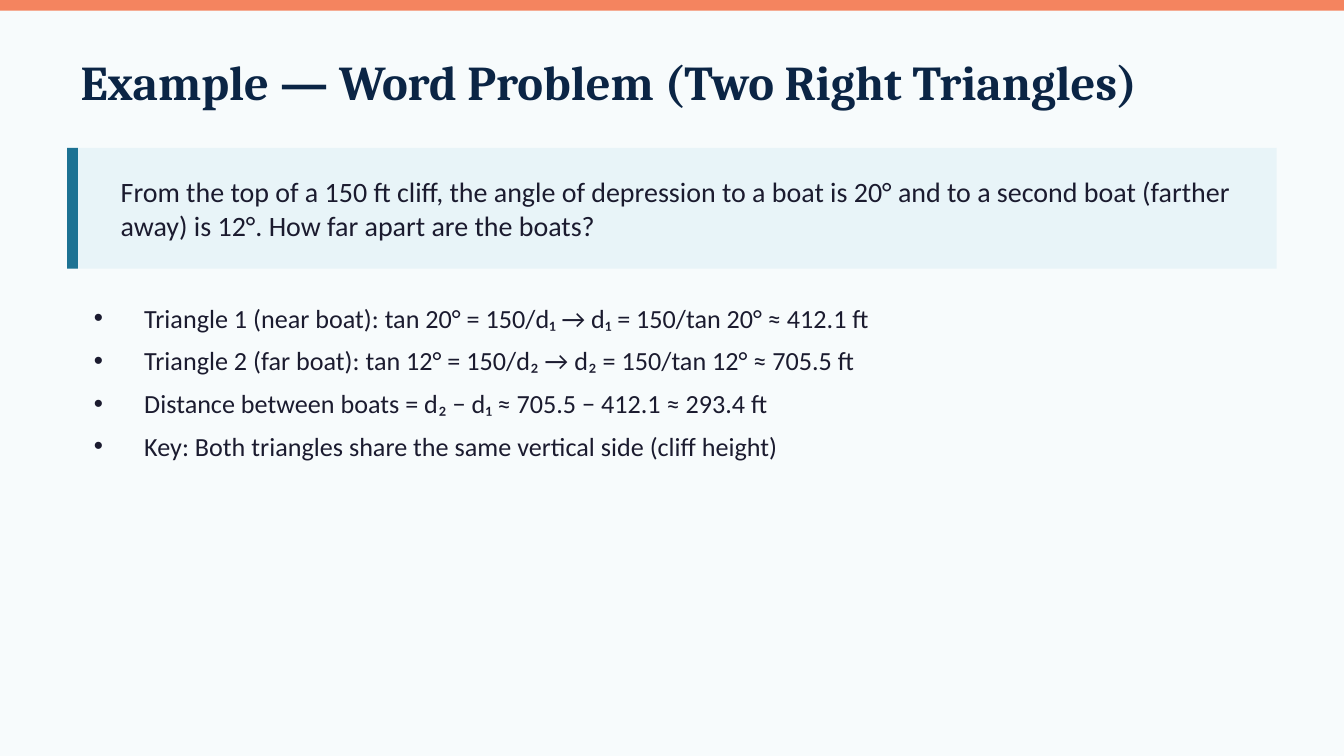
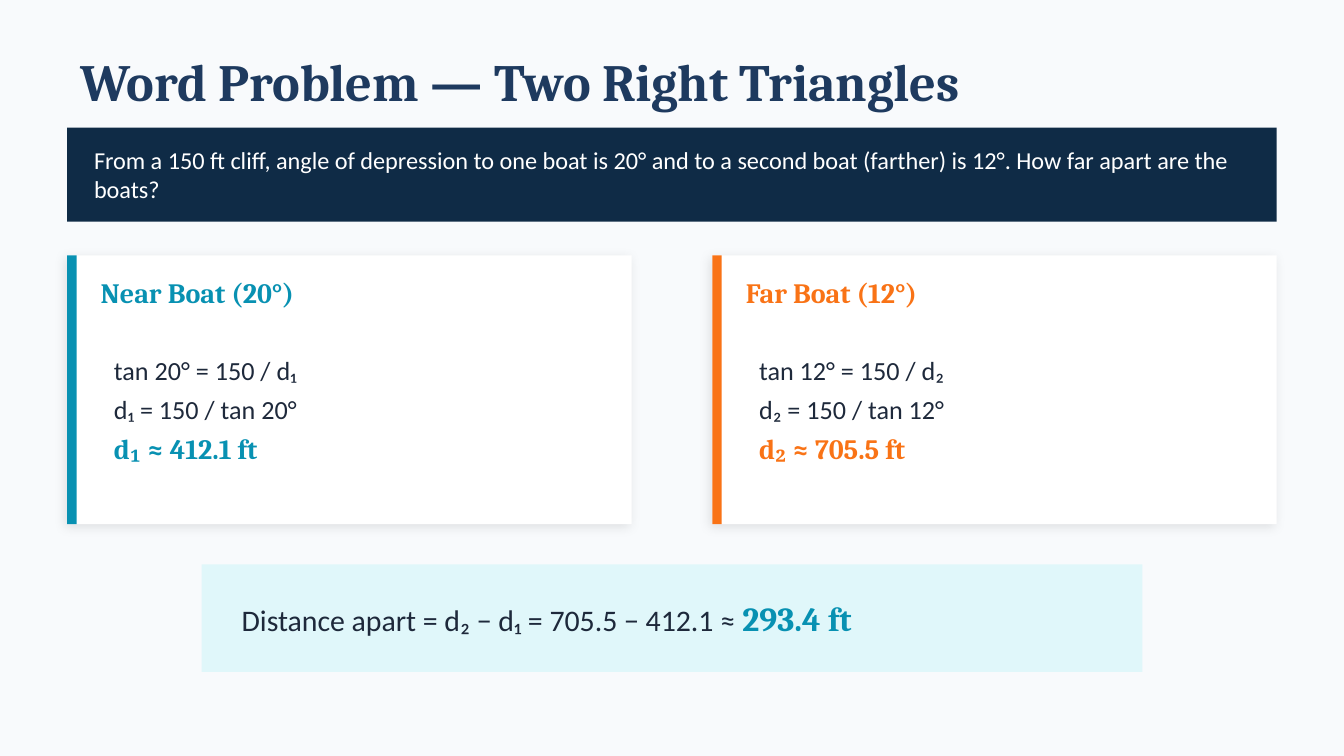
Before and after one commit to andrewhvolk/andrewhvolk.github.io, a slide deck: slide 22 of slides/Math130Unit3A.pptx (slide 23 before the commit). Drawn at 1344x756 pixels with LibreOffice and Linux fonts; fonts in the diff are those of the drawing. Boxes give left, top, right and bottom in pixels: in the first picture for what was removed or moved away, otherwise in the second. Text is boxed around its words. In the diff, an @@ line names an element or a change of style, - is before the commit and + after.

```diff
--- a/slides/Math130Unit3A.pptx
+++ b/slides/Math130Unit3A.pptx
@@ background #F7FBFC to #F8FAFC @@
@@ rectangle removed at [0, 0, 1344, 11] @@
@@ text at [81, 64, 960, 113]: text changed; size 26 to 28 pt; text colour #0B2545 to #1E3A5F @@
-Example — Word Problem (Two Right Triangles)
+Word Problem — Two Right Triangles
@@ rectangle: place and size @@
-rectangle at [67, 148, 1277, 269]
+rectangle at [67, 128, 1277, 222]
@@ rectangle at [67, 128, 1277, 222]: fill #E8F4F8 to #0F2B46 @@
@@ rectangle removed at [67, 148, 78, 269] @@
@@ text at [94, 151, 1228, 198]: text changed; size 15 to 13 pt; text colour #1B1B2F to #FFFFFF @@
-From the top of a 150 ft cliff, the angle of depression to a boat is 20° and to a second boat (farther away) is 12°. How far apart are the boats?
+From a 150 ft cliff, angle of depression to one boat is 20° and to a second boat (farther) is 12°. How far apart are the boats?
@@ rectangle added at [67, 255, 632, 524], fill #FFFFFF @@
@@ rectangle added at [67, 255, 77, 524], fill #0891B2 @@
@@ rectangle added at [712, 255, 1277, 524], fill #FFFFFF @@
@@ rectangle added at [712, 255, 722, 524], fill #F97316 @@
@@ text added at [101, 283, 294, 308], 15 pt, text #0891B2, bold @@
+Near Boat (20°)
@@ text added at [746, 282, 917, 308], 15 pt, text #F97316, bold @@
+Far Boat (12°)
@@ text removed at [144, 309, 868, 461] @@
-• Triangle 1 (near boat): tan 20° = 150/d₁ → d₁ = 150/tan 20° ≈ 412.1 ft
-• Triangle 2 (far boat): tan 12° = 150/d₂ → d₂ = 150/tan 12° ≈ 705.5 ft
-• Distance between boats = d₂ − d₁ ≈ 705.5 − 412.1 ≈ 293.4 ft
-• Key: Both triangles share the same vertical side (cliff height)
@@ text added at [114, 362, 297, 459], 14 pt, text #1E293B @@
+tan 20° = 150 / d₁
+d₁ = 150 / tan 20°
+d₁ ≈ 412.1 ft
@@ text added at [759, 362, 944, 460], 14 pt, text #1E293B @@
+tan 12° = 150 / d₂
+d₂ = 150 / tan 12°
+d₂ ≈ 705.5 ft
@@ rectangle added at [202, 564, 1142, 672], fill #E0F7FA @@
@@ text added at [242, 607, 852, 636], 16 pt, text #1E293B @@
+Distance apart = d₂ − d₁ = 705.5 − 412.1 ≈ 293.4 ft
```
Also in this commit, not shown: 22 other slides changed, 3 slides added, 3 slides removed, 8 other files.
